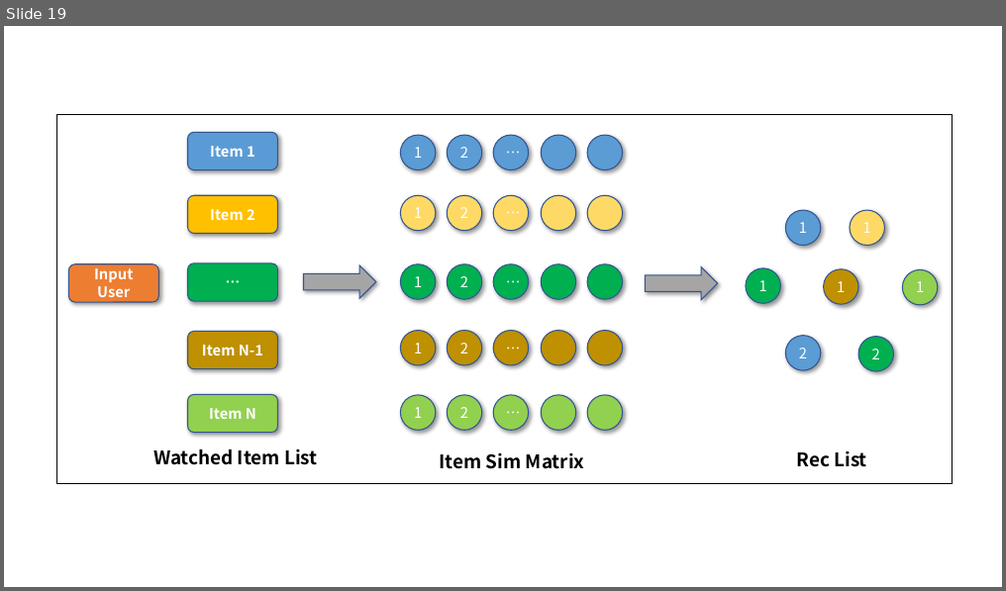
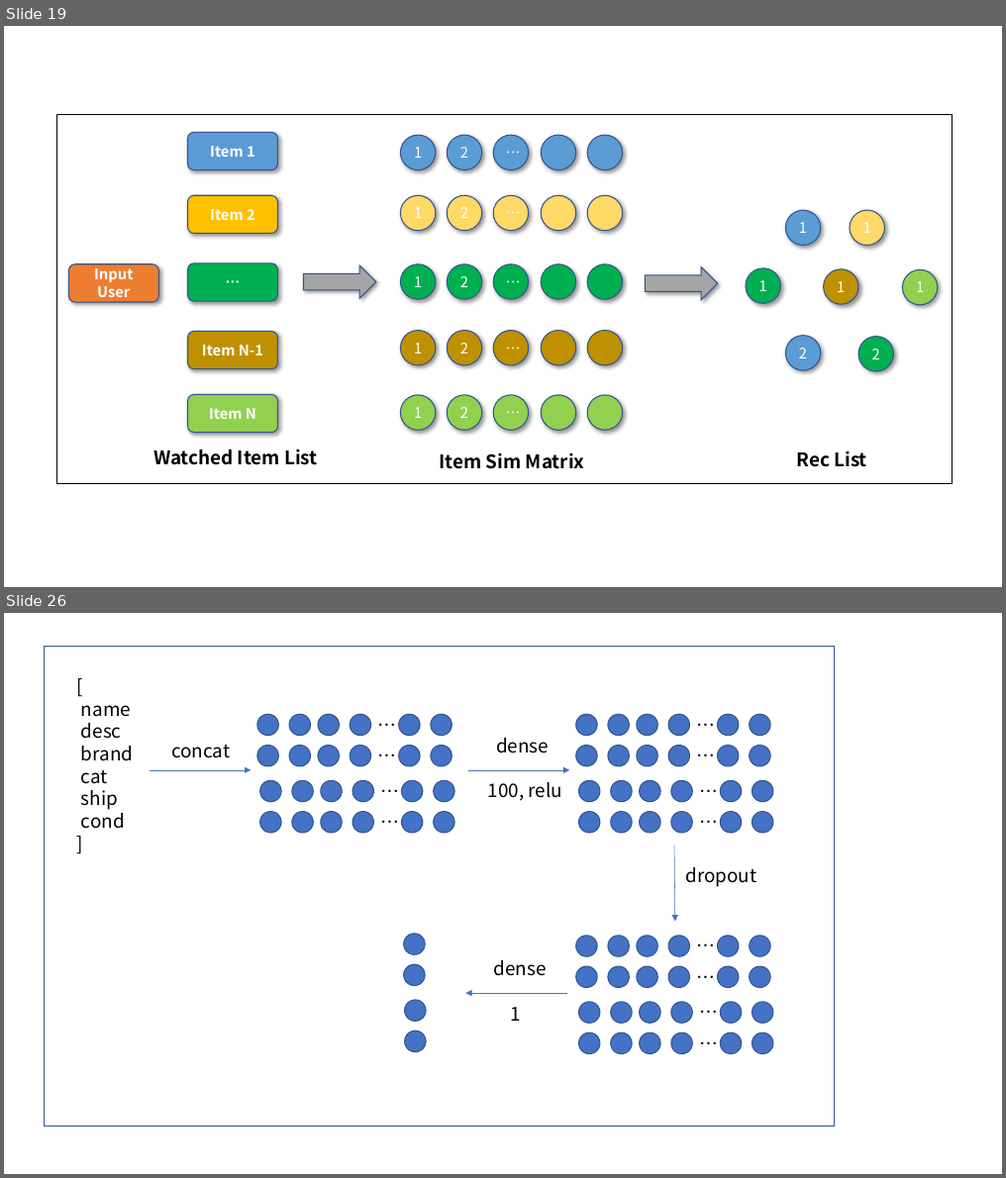
Before and after one commit to gmlyytt-YANG/img-repo, a slide deck: pictures.pptx. Shown one above the other, each under a label of ours: slide 19 before the commit, slides 19 and 26 after it; the slides between them are not shown. The pictures are 1006x591 and 1006x1178 pixels, drawn with LibreOffice and Linux fonts; fonts in the diff are those of the drawing. Boxes give left, top, right and bottom in pixels: in the first picture for what was removed or moved away, otherwise in the second. Text is boxed around its words. In the diff, an @@ line names an element or a change of style, - is before the commit and + after.

```diff
--- a/pictures.pptx
+++ b/pictures.pptx
@@ slide 26 added at <box>4,613,1002,1174</box>, background #FFFFFF @@
@@ group added at <box>44,646,835,1127</box>: 76 ellipses, 17 texts, 4 arrows, 1 rectangle @@
+[
+name
+desc
+brand
+cat
+ship
+cond
+]
+concat
+…
+…
+…
+…
+dense
+100, relu
+…
+…
+…
+…
+…
+…
+…
+…
+dropout
+dense
+1
```
Also in this commit, not shown: 6 other slides added.
